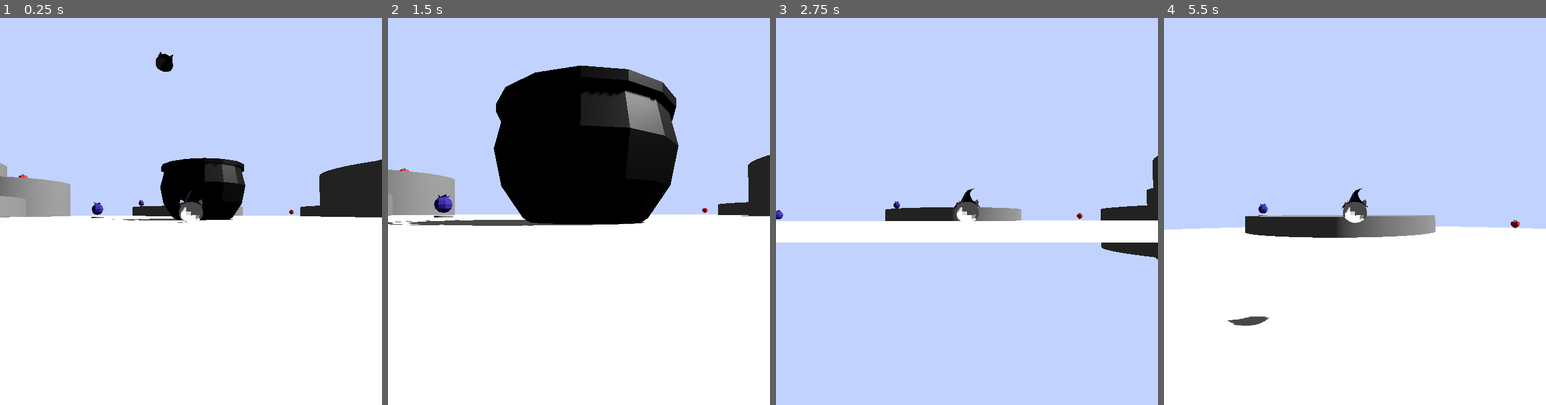
Above: before the commit, frames 1-4 (left to right).
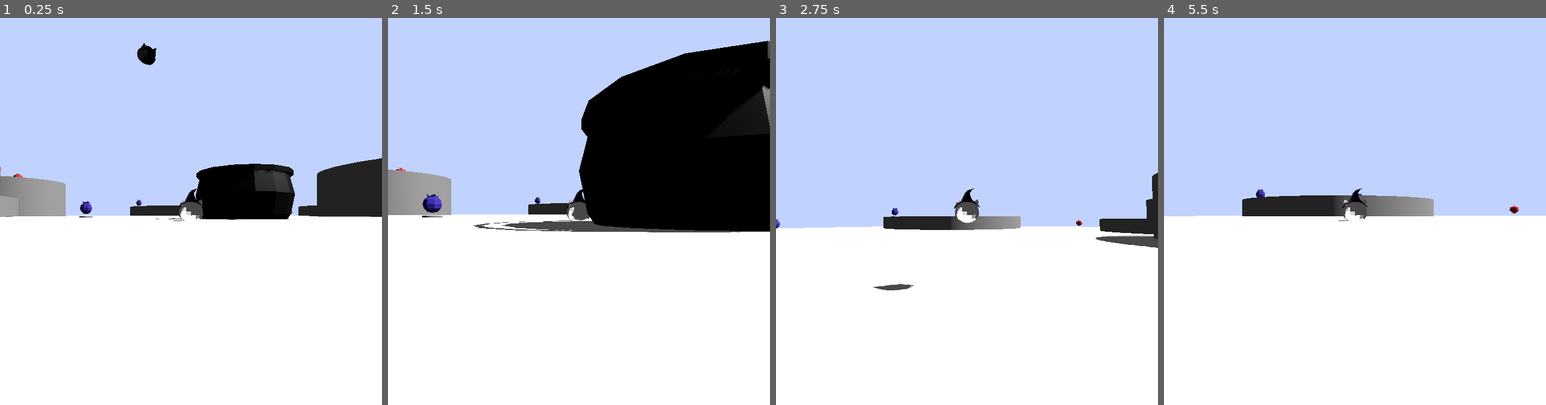
Above: after the commit, the same moments.

Repository: XMNNguyen/Godot-Wild-Jam-92
Game: Godot game, scene res://Scenes/main.tscn
The game is run twice, just before and just after one commit, with the same random seed, the same clock (stepped at 60 frames per second) and the same inputs.
Inputs (mouse positions are in pixels of both pictures, inside the frame that each line leads up to):
- Up to frame 1 (0.25 s): no input
- Up to frame 2 (1.5 s): move the mouse to (598, 211) at 0.52 s; hold W (move_up) from 0.53 s (still down); tap Shift (dash) at 0.6 s; tap Space (jump) at 0.77 s; move the mouse to (559, 211) at 1.27 s; click (559, 211) at 1.35 s
- Up to frame 3 (2.75 s): keep holding W (move_up); tap Space (jump) at 1.52 s; move the mouse to (974, 203) at 2.02 s; tap Shift (dash) at 2.1 s
- Up to frame 4 (5.5 s): keep holding W (move_up); move the mouse to (1351, 219) at 2.77 s; click (1351, 219) at 2.85 s; tap Space (jump) at 3.02, 3.77, 4.52 s; move the mouse to (1385, 215) at 3.52 s; tap Shift (dash) at 3.6, 5.1 s; move the mouse to (1324, 207) at 4.27 s; click (1324, 207) at 4.35 s; move the mouse to (1358, 211) at 5.02 s

The runs differ from the first frame. In frame 1, 4.7% of the frame differs, in the area x 0-100%, y 6-53%; in frame 2, 26%; in frame 3, 46%, in the area x 0-100%, y 35-100%; in frame 4, 6.7%.

Commit message:
added world boundery

Diff:
--- a/godot-wild-jam-92/Scenes/level.tscn
+++ b/godot-wild-jam-92/Scenes/level.tscn
@@ -1,6 +1,5 @@
 [gd_scene format=3 uid="uid://bymv4u4xnm543"]
 
-[ext_resource type="PackedScene" uid="uid://cv12mgfyr1wu0" path="res://Scenes/cauldron.tscn" id="1_tumq0"]
 [ext_resource type="PackedScene" uid="uid://cmjwtowrfevk3" path="res://Scenes/fruit_spawn.tscn" id="2_k5f4k"]
 
 [sub_resource type="PhysicsMaterial" id="PhysicsMaterial_51e2h"]
@@ -55,6 +54,9 @@
 height = 4.7558594
 radius = 13.444824
 
+[sub_resource type="WorldBoundaryShape3D" id="WorldBoundaryShape3D_tumq0"]
+plane = Plane(210.8, 1, 0, 34)
+
 [node name="Level" type="Node3D" unique_id=1568260822]
 
 [node name="Ground" type="StaticBody3D" parent="." unique_id=1170763996]
@@ -67,9 +69,6 @@
 [node name="CollisionShape3D" type="CollisionShape3D" parent="Ground" unique_id=1377540485]
 transform = Transform3D(1, 0, 0, 0, 1, 0, 0, 0, 1, 0, -1.00109, 0)
 shape = SubResource("CylinderShape3D_51e2h")
-
-[node name="Cauldron" parent="." unique_id=943779588 instance=ExtResource("1_tumq0")]
-transform = Transform3D(1.1999999, 0, 0, 0, 1.1999949, 0.0034557479, 0, -0.0034557479, 1.1999949, -1.529277, 0.9613194, 21.540941)
 
 [node name="Hill" type="StaticBody3D" parent="." unique_id=1258597138]
 transform = Transform3D(1, 0, 0, 0, 1, 0, 0, 0, 1, 6.2641926, -1.0553846, 0)
@@ -177,3 +176,7 @@
 
 [node name="FruitSpawn7" parent="Spawners" unique_id=433106565 instance=ExtResource("2_k5f4k")]
 transform = Transform3D(0.25, 0, 0, 0, 0.25, 0, 0, 0, 0.25, -5.8877573, 0.077599764, 17.806637)
+
+[node name="Boundery" type="CollisionShape3D" parent="." unique_id=2047944521]
+transform = Transform3D(1, 0, 0, 0, 1, 0, 0, 0, 1, 0, 7.266138, -29.588818)
+shape = SubResource("WorldBoundaryShape3D_tumq0")
--- a/godot-wild-jam-92/Scenes/main.tscn
+++ b/godot-wild-jam-92/Scenes/main.tscn
@@ -4,6 +4,7 @@
 [ext_resource type="PackedScene" uid="uid://bymv4u4xnm543" path="res://Scenes/level.tscn" id="1_jjgbg"]
 [ext_resource type="PackedScene" uid="uid://tyxyb8u2ab00" path="res://Scenes/player.tscn" id="2_bo1nx"]
 [ext_resource type="PackedScene" uid="uid://cajj7c5jy3enk" path="res://Scenes/ui.tscn" id="2_ynf5e"]
+[ext_resource type="PackedScene" uid="uid://cv12mgfyr1wu0" path="res://Scenes/cauldron.tscn" id="3_8gbba"]
 [ext_resource type="PackedScene" uid="uid://0wjqjdlyqp5g" path="res://Scenes/enemy.tscn" id="5_kry3j"]
 
 [sub_resource type="Environment" id="Environment_344ge"]
@@ -23,7 +24,7 @@
 
 [node name="Player" parent="." unique_id=1612110732 instance=ExtResource("2_bo1nx")]
 unique_name_in_owner = true
-transform = Transform3D(1, 0, 0, 0, 0.999891, -0.014764949, 0, 0.014764949, 0.999891, -10.026396, 1.2930546, 130.51855)
+transform = Transform3D(1, 0, 0, 0, 0.999891, -0.014764949, 0, 0.014764949, 0.999891, -8.099133, 0.745203, 129.25946)
 collision_layer = 1
 
 [node name="DirectionalLight3D" type="DirectionalLight3D" parent="." unique_id=599809789]
@@ -35,3 +36,6 @@
 
 [node name="Enemy" parent="." unique_id=848570606 instance=ExtResource("5_kry3j")]
 transform = Transform3D(1, 0, 0, 0, 1, 0, 0, 0, 1, -13.242762, 18.664406, 121.382614)
+
+[node name="Cauldron" parent="." unique_id=943779588 instance=ExtResource("3_8gbba")]
+transform = Transform3D(6, 0, 0, 0, 5.999975, 0.01727874, 0, -0.01727874, 5.999975, -1.529277, 2.4121556, 117.63876)
--- a/godot-wild-jam-92/Scenes/player.tscn
+++ b/godot-wild-jam-92/Scenes/player.tscn
@@ -25,6 +25,18 @@
 platform_on_leave = 2
 platform_floor_layers = 4294967291
 script = ExtResource("1_6t5aa")
+SPEED = null
+JUMP_VELOCITY = null
+GRAVITY = null
+ACCELERATION = null
+SLOW_DOWN = null
+PUSH_FORCE = null
+CAMERA_ZOOM_RATIO = null
+DASH_SPEED = null
+DASH_DURATION = null
+DASH_CD = null
+THROW_SPEED = null
+VELOCITY_SCALE = null
 
 [node name="CameraPivot" parent="." unique_id=534410558 instance=ExtResource("1_cvnsp")]
 transform = Transform3D(0.99999994, 0, 0, 0, 1, 0, 0, 0, 0.99999994, 0, 0, 0)
--- a/godot-wild-jam-92/Scripts/Assets/Fruits/fruit.gd
+++ b/godot-wild-jam-92/Scripts/Assets/Fruits/fruit.gd
@@ -36,3 +36,6 @@
 		global_position = lerp(global_position, player.get_pickup_point().global_position, 1.0)
 	else:
 		$CollisionShape3D.disabled = false
+
+	if not is_picked_up and global_position.length() > Main.WORLD_RADIUS:
+		global_position = global_position.normalized() * Main.WORLD_RADIUS
--- a/godot-wild-jam-92/Scripts/main.gd
+++ b/godot-wild-jam-92/Scripts/main.gd
@@ -1,5 +1,7 @@
 class_name Main
 extends Node
+
+const WORLD_RADIUS : float = 156
 
 
 # Called when the node enters the scene tree for the first time.
--- a/godot-wild-jam-92/Scripts/player.gd
+++ b/godot-wild-jam-92/Scripts/player.gd
@@ -107,6 +107,9 @@
 		if c.get_collider() is RigidBody3D:
 			c.get_collider().apply_central_impulse(-c.get_normal() * PUSH_FORCE)
 
+	if global_position.length() > Main.WORLD_RADIUS:
+		global_position = global_position.normalized() * Main.WORLD_RADIUS
+
 	move_and_slide()
 
 
@@ -135,7 +138,7 @@
 
 func _on_hurtbox_area_entered(area: Area3D) -> void:
 	if (area.name == "Hitbox"):
-		queue_free()
+		signals.player_hit.emit()
 
 
 func _on_pickup_range_area_entered(area: Area3D) -> void:
--- a/godot-wild-jam-92/Scripts/signals.gd
+++ b/godot-wild-jam-92/Scripts/signals.gd
@@ -5,3 +5,4 @@
 signal game_over()
 signal spawn_fruit(index : int)
 signal danger_increased()
+signal player_hit()
--- a/godot-wild-jam-92/Scripts/ui.gd
+++ b/godot-wild-jam-92/Scripts/ui.gd
@@ -3,13 +3,15 @@
 
 @export var MAX_FUEL : int = 100
 @export var MAX_DANGER : int = 50
+@export var MAX_LIFE : int = 3
 @export var SPAWN_DISTANCE : float = 15
 
 @onready var player = %Player
 @onready var enemy_path = "res://Scenes/enemy.tscn"
 
 var fuel : int = MAX_FUEL
-var danger_level : int = 50
+var danger_level : int = 1
+var player_life : int = MAX_LIFE
 
 # TIMERS
 var tick_time : float = 5.0
@@ -20,6 +22,7 @@
 
 # Called when the node enters the scene tree for the first time.
 func _ready() -> void:
+	signals.player_hit.connect(player_hit)
 	signals.danger_increased.connect(increase_danger)
 	signals.fruit_collected.connect(add_fuel)
 	set_tick()
@@ -76,3 +79,10 @@
 	spawn_timer.one_shot = true
 	add_child(spawn_timer)
 	spawn_timer.start(spawn_time - floor(danger_level / 2))
+
+
+func player_hit() -> void:
+	player_life -= 1
+	print(player_life)
+	if player_life <= 0:
+		player.position = $"../Cauldron".global_position + Vector3(0, 10, 0)
